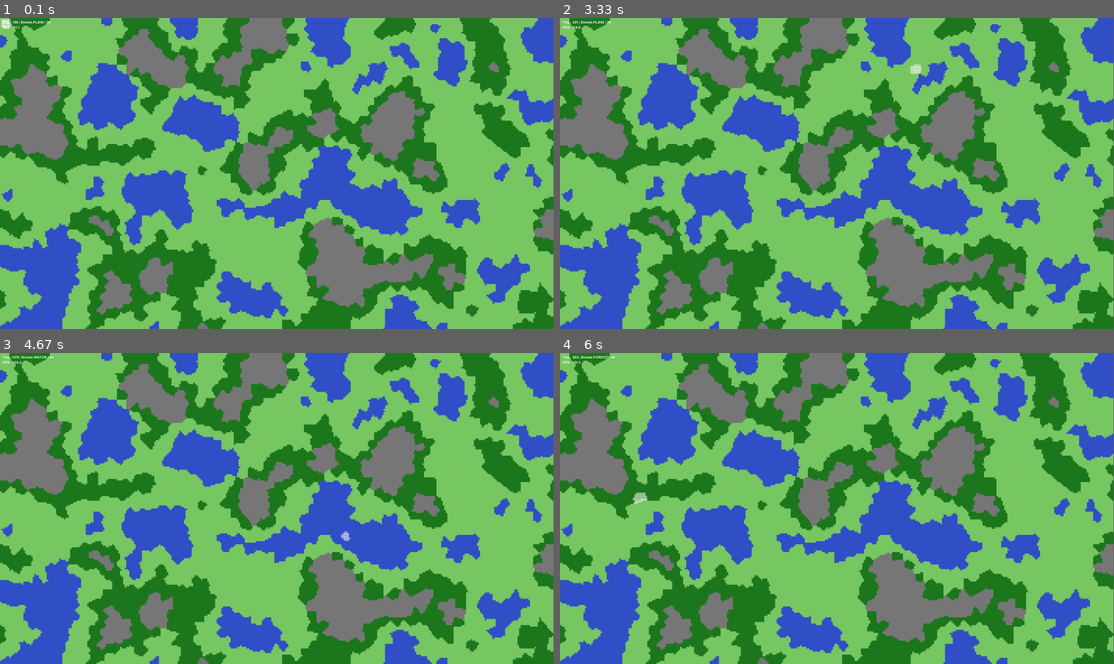
Above: before the commit, frames 1-4 (two rows, left to right).
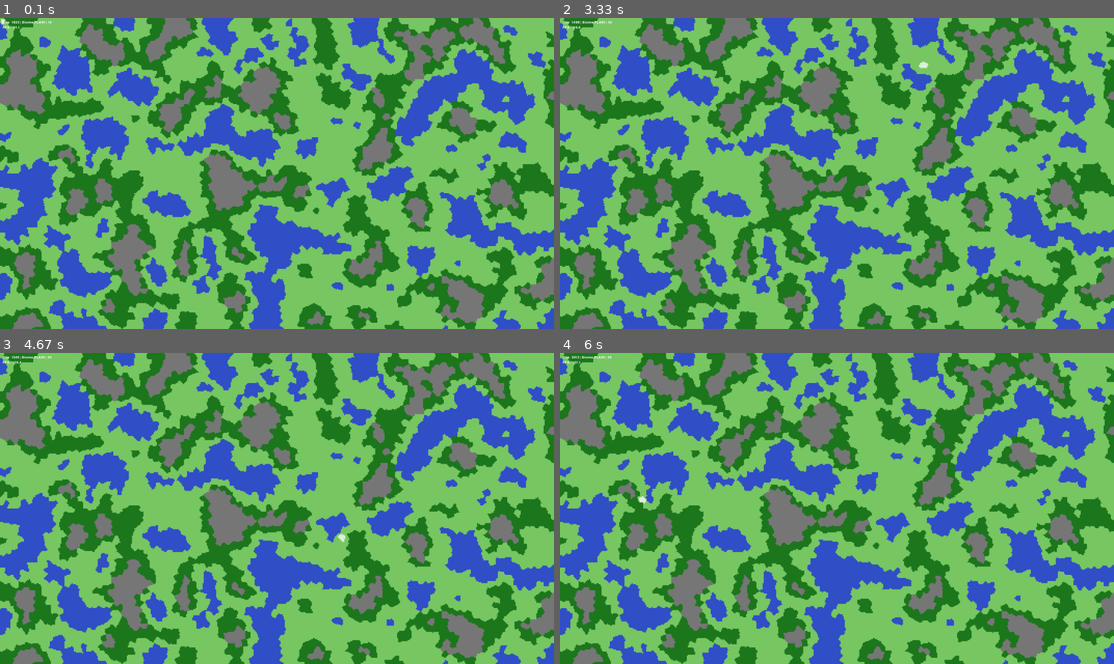
Above: after the commit, the same moments.

Repository: capdevillex/proj_info
Game: pygame game, started from run_project.py
Same seed, same stepped clock (60 frames per second), same inputs: the game is played once before the commit and once after it.
Inputs (mouse positions are in pixels of both pictures, inside the frame that each line leads up to):
- Up to frame 1 (0.1 s): no input
- Up to frame 2 (3.33 s): hold D 0.33-0.8 s; move the mouse to (814, 189) at 0.37 s; hold D 0.83-1.3 s; move the mouse to (1014, 164) at 0.87 s; hold S 1.33-1.63 s; move the mouse to (842, 195) at 1.37 s; hold D 1.67-2.3 s; move the mouse to (704, 176) at 1.7 s; hold S 2.33-2.7 s; move the mouse to (892, 241) at 2.37 s; hold D 2.73-3.2 s; move the mouse to (665, 248) at 2.77 s; hold D from 3.23 s (still down); move the mouse to (920, 64) at 3.27 s
- Up to frame 3 (4.67 s): release D at 3.7 s; hold S 3.73-4.03 s; move the mouse to (481, 617) at 3.77 s; hold D from 4.07 s (still down); move the mouse to (343, 536) at 4.1 s
- Up to frame 4 (6 s): release D at 4.7 s; hold S 4.73-5.1 s; move the mouse to (848, 402) at 4.77 s; hold D 5.13-5.6 s; move the mouse to (704, 446) at 5.17 s; hold D from 5.63 s (still down); move the mouse to (637, 499) at 5.67 s
The window is 899x506 before the commit and 900x506 after it. Grey fills any space a smaller window leaves; there, only what the larger window draws over its background counts as a difference.

The runs differ from the first frame. In frame 1, 69% of the frame differs, in the area x 0-100%, y 0-100%; in frame 2, 69%; in frame 3, 69%; in frame 4, 69%.

Commit message:
chore(ui): Adjust display configuration parameters
- Reduce TILE_SIZE from 6 to 4 for finer grid granularity
- Increase HEIGHT from 200 to 300 for expanded map
- WIDTH automatically scales to maintain 16:9 aspect ratio

Diff:
--- a/ui/main_v2.py
+++ b/ui/main_v2.py
@@ -9,8 +9,8 @@
 # -------------------------
 # 🎨 CONFIG
 # -------------------------
-TILE_SIZE = 6
-HEIGHT = 200
+TILE_SIZE = 4
+HEIGHT = 300
 WIDTH = (HEIGHT * 16) // 9
 
 SCREEN_WIDTH = WIDTH * TILE_SIZE
